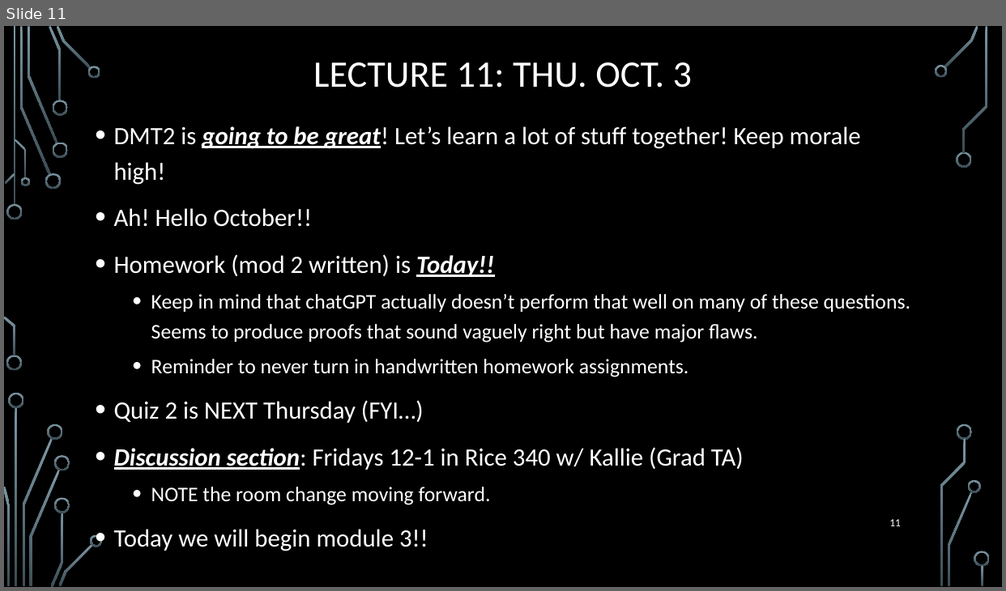
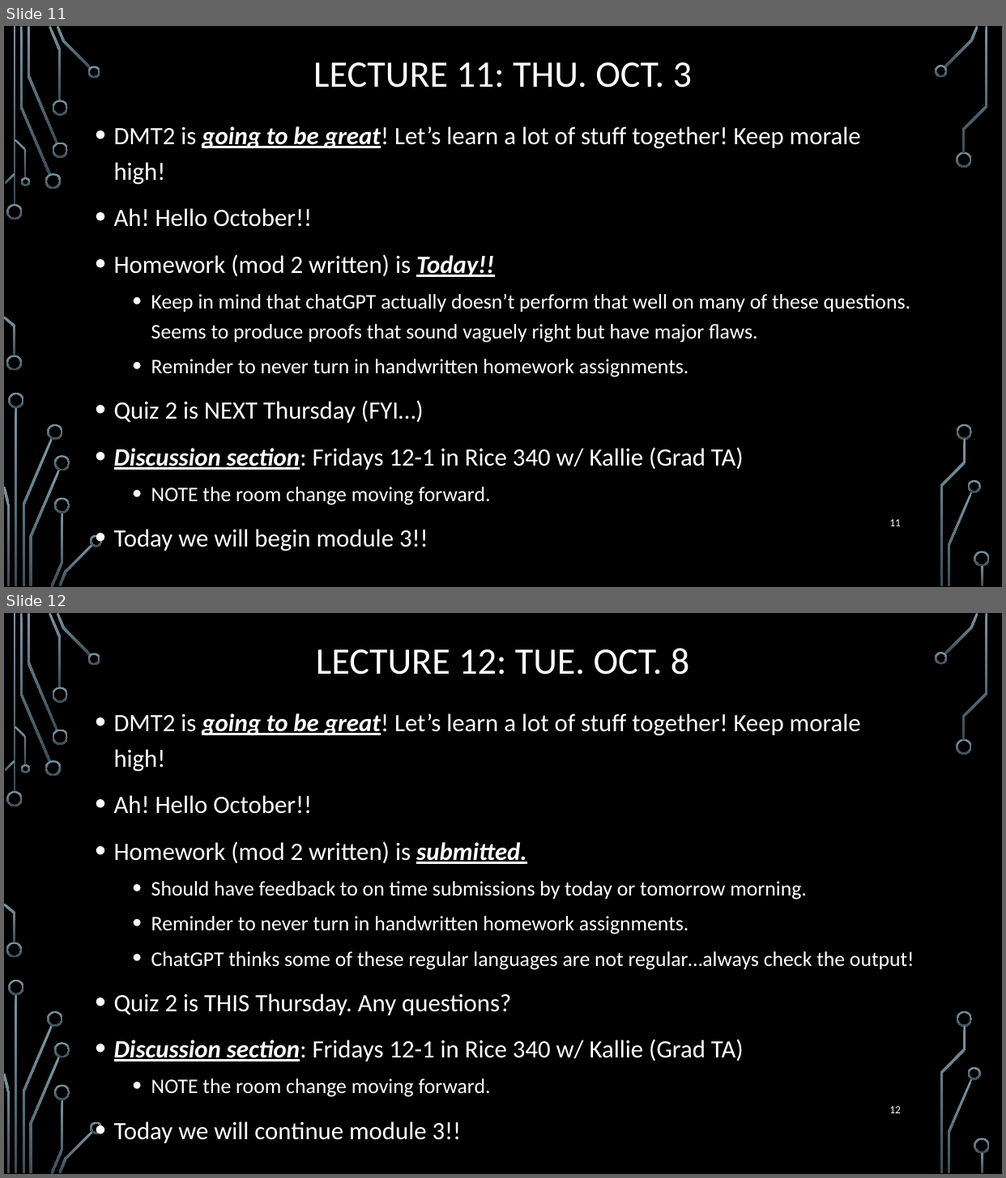
Before and after one commit to markfloryan/dmt2, a slide deck: slides/00-DailyAnnouncements.pptx. Shown one above the other, each under a label of ours: slide 11 before the commit, slides 11 and 12 after it. The pictures are 1006x591 and 1006x1178 pixels, drawn with LibreOffice and Linux fonts; fonts in the diff are those of the drawing; background and template pictures are left out. Boxes give left, top, right and bottom in pixels: in the first picture for what was removed or moved away, otherwise in the second. Text is boxed around its words. In the diff, an @@ line names an element or a change of style, - is before the commit and + after.

```diff
--- a/slides/00-DailyAnnouncements.pptx
+++ b/slides/00-DailyAnnouncements.pptx
@@ slide 12 added at box(4, 613, 1002, 1174), background picture (left out); not listed: 36 template elements that a slide beside it also shows @@
@@ title added at box(316, 648, 689, 675), 36 pt, text #FFFFFF @@
+LECTURE 12: TUE. OCT. 8
@@ text added at box(114, 713, 914, 1144), 24 pt, text #FFFFFF @@
+• DMT2 is going to be great! Let’s learn a lot of stuff together! Keep morale high!
+• Ah! Hello October!!
+• Homework (mod 2 written) is submitted.
+  • Should have feedback to on time submissions by today or tomorrow morning.
+  • Reminder to never turn in handwritten homework assignments.
+  • ChatGPT thinks some of these regular languages are not regular…always check the output!
+• Quiz 2 is THIS Thursday. Any questions?
+• Discussion section: Fridays 12-1 in Rice 340 w/ Kallie (Grad TA)
+  • NOTE the room change moving forward.
+• Today we will continue module 3!!
@@ page number added at box(889, 1106, 901, 1114), 10.5 pt, text #FFFFFF @@
+12
```
Also in this commit, not shown: 1 other file.
